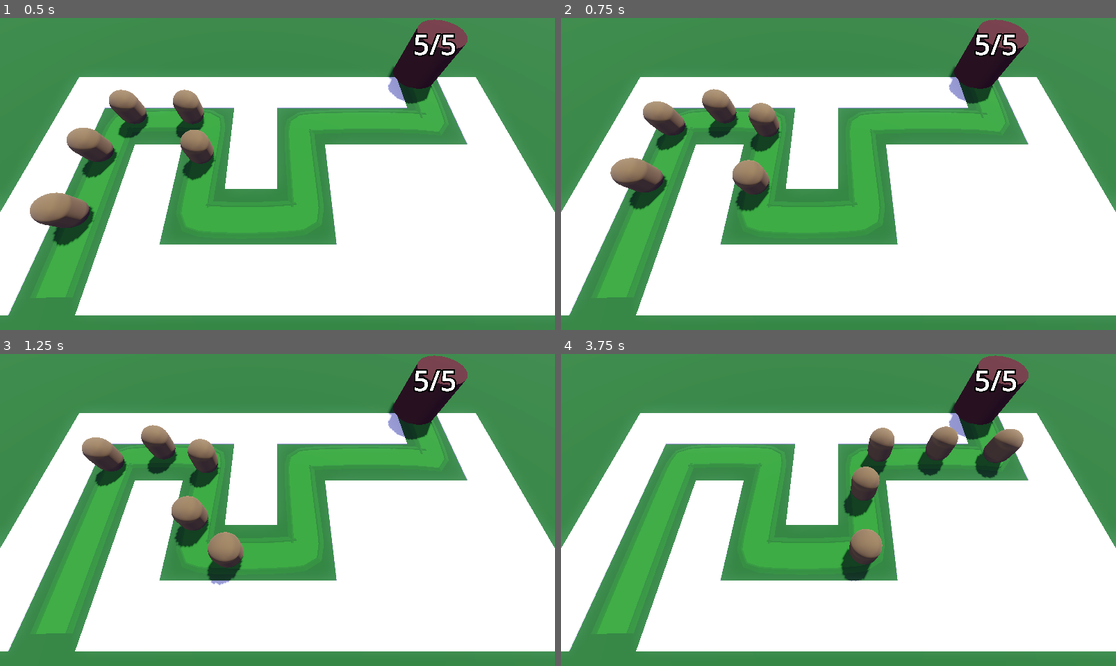
Above: before the commit, frames 1-4 (two rows, left to right).
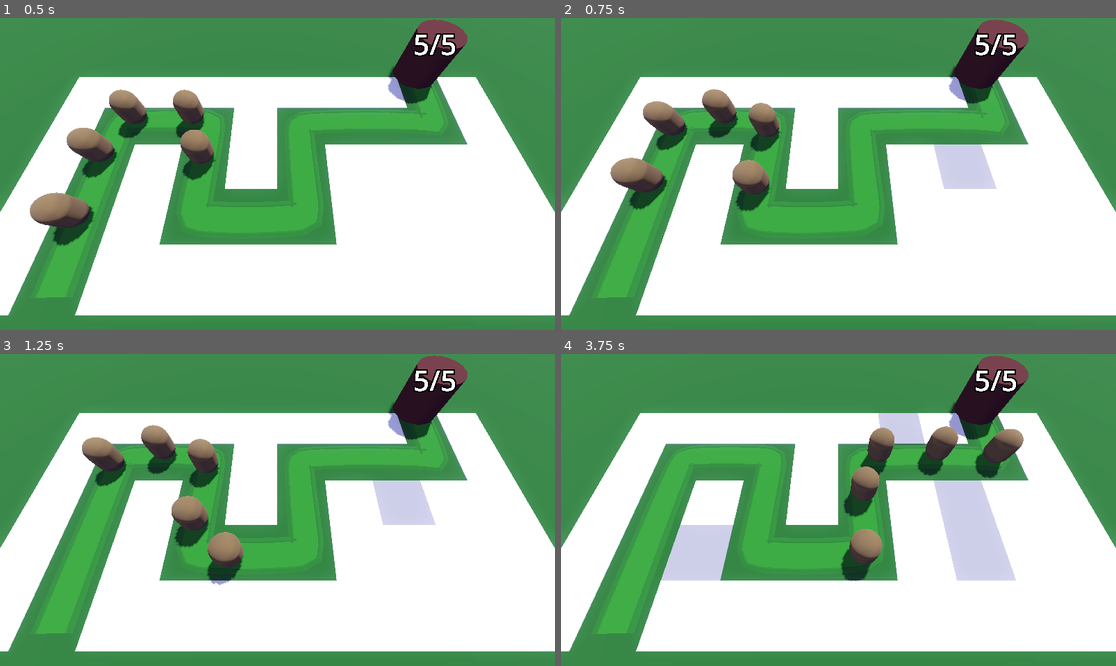
Above: after the commit, the same moments.

Repository: fbcs-hailey/Barbarian_blaster2
Game: Godot game, scene res://Base/base.tscn
The game is run twice, just before and just after one commit, with the same random seed, the same clock (stepped at 60 frames per second) and the same inputs.
Inputs (mouse positions are in pixels of both pictures, inside the frame that each line leads up to):
- Up to frame 1 (0.5 s): no input
- Up to frame 2 (0.75 s): move the mouse to (960, 158) at 0.52 s; click (960, 158) at 0.6 s
- Up to frame 3 (1.25 s): no input
- Up to frame 4 (3.75 s): move the mouse to (727, 525) at 1.27 s; click (727, 525) at 1.35 s; move the mouse to (894, 441) at 2.02 s; click (894, 441) at 2.1 s; move the mouse to (810, 572) at 2.77 s; click (810, 572) at 2.85 s; move the mouse to (1005, 556) at 3.52 s; click (1005, 556) at 3.6 s

Frame 1 is identical in both runs. In frame 2, 1.3% of the frame differs, in the area x 67-79%, y 40-55%; in frame 3, 1.3%; in frame 4, 5.5%, in the area x 18-82%, y 18-73%.

Commit message:
Add Turret amd Turret Manager

Diff:
--- a/Base/base.tscn
+++ b/Base/base.tscn
@@ -1,5 +1,6 @@
-[gd_scene load_steps=12 format=3 uid="uid://ca1b1o4wfvaqd"]
+[gd_scene load_steps=13 format=3 uid="uid://ca1b1o4wfvaqd"]
 
+[ext_resource type="PackedScene" uid="uid://b5o6vtfubadqe" path="res://RayPickerCamera/ray_picker_camera.tscn" id="1_0m7nb"]
 [ext_resource type="MeshLibrary" uid="uid://bo4rw1e423gnf" path="res://MeshLibraies/SpaceLibary.tres" id="1_u1x2a"]
 [ext_resource type="PackedScene" uid="uid://po5q17b0v621" path="res://Enemy/enemy.tscn" id="2_n5f2c"]
 [ext_resource type="PackedScene" uid="uid://cxk5grgwcrjno" path="res://home/home.tscn" id="3_ws5nf"]
@@ -47,8 +48,9 @@
 transform = Transform3D(-0.8660254, -0.43301278, 0.25, 0, 0.49999997, 0.86602545, -0.50000006, 0.75, -0.43301266, 0, 0, 0)
 shadow_enabled = true
 
-[node name="Camera3D" type="Camera3D" parent="."]
+[node name="RayPickerCamera" parent="." node_paths=PackedStringArray("gridmap") instance=ExtResource("1_0m7nb")]
 transform = Transform3D(1, 0, 0, 0, 0.42261824, 0.9063078, 0, -0.9063078, 0.42261824, 0, 14.5, 9.5)
+gridmap = NodePath("../GridMap")
 
 [node name="CSGBox3D" type="CSGBox3D" parent="."]
 transform = Transform3D(1, 0, 0, 0, 1, 0, 0, 0, 1, 0, -1, 0)
@@ -126,7 +128,7 @@
 loop = false
 
 [node name="Enemy4" parent="Path3D" instance=ExtResource("2_n5f2c")]
-transform = Transform3D(0.0625235, 0, -0.99801636, 0, 1, 0, 0.99801636, 0, 0.0625235, -12.323301, 0, -2.6037729)
+transform = Transform3D(0.06252347, 0, -0.9980159, 0, 1, 0, 0.9980159, 0, 0.06252347, -12.323301, 0, -2.6037729)
 progress = 15.0
 loop = false
 
--- /dev/null
+++ b/RayPickerCamera/ray_picker_camera.gd
@@ -0,0 +1,24 @@
+extends Camera3D
+@export var gridmap:GridMap
+@onready var ray_cast_3d: RayCast3D = $RayCast3D
+
+func _process(delta: float) -> void:
+	var mouse_position:Vector2=get_viewport().get_mouse_position()
+	ray_cast_3d.target_position=project_local_ray_normal(mouse_position)*100.0
+	#update the raycast 3d immediately
+	ray_cast_3d.force_raycast_update()
+
+
+	if ray_cast_3d.is_colliding():
+		var collider=ray_cast_3d.get_collider()
+		if collider is GridMap:
+			var collision_point=ray_cast_3d.get_collision_point()
+			var cell=gridmap.local_to_map(collision_point)
+			if gridmap.get_cell_item(cell)==0:
+				Input.set_default_cursor_shape(Input.CURSOR_POINTING_HAND)
+				if Input.is_action_just_pressed("click"):
+					gridmap.set_cell_item(cell,1)
+			else:
+				Input.set_default_cursor_shape(Input.CURSOR_ARROW)
+	else:
+		Input.set_default_cursor_shape(Input.CURSOR_ARROW)
--- /dev/null
+++ b/RayPickerCamera/ray_picker_camera.tscn
@@ -0,0 +1,9 @@
+[gd_scene load_steps=2 format=3 uid="uid://b5o6vtfubadqe"]
+
+[ext_resource type="Script" uid="uid://dh3r0ig7lritp" path="res://RayPickerCamera/ray_picker_camera.gd" id="1_4x8xm"]
+
+[node name="RayPickerCamera" type="Camera3D"]
+transform = Transform3D(1, 0, 0, 0, 0.42261824, 0.9063078, 0, -0.9063078, 0.42261824, 0, 0, 0)
+script = ExtResource("1_4x8xm")
+
+[node name="RayCast3D" type="RayCast3D" parent="."]
--- /dev/null
+++ b/Turret/turret.tscn
@@ -0,0 +1,51 @@
+[gd_scene load_steps=9 format=3 uid="uid://t4ft8hd3vqp6"]
+
+[sub_resource type="StandardMaterial3D" id="StandardMaterial3D_cb20n"]
+albedo_color = Color(0.18110615, 0.08980579, 1.3235956e-07, 1)
+
+[sub_resource type="CylinderMesh" id="CylinderMesh_cb20n"]
+material = SubResource("StandardMaterial3D_cb20n")
+height = 1.0
+
+[sub_resource type="StandardMaterial3D" id="StandardMaterial3D_5kpma"]
+albedo_color = Color(0.18110615, 0.08980579, 1.3235956e-07, 1)
+
+[sub_resource type="CylinderMesh" id="CylinderMesh_5kpma"]
+material = SubResource("StandardMaterial3D_5kpma")
+top_radius = 0.6
+bottom_radius = 0.6
+height = 0.5
+
+[sub_resource type="StandardMaterial3D" id="StandardMaterial3D_djkev"]
+albedo_color = Color(0.2520276, 0.25202766, 0.25202763, 1)
+
+[sub_resource type="BoxMesh" id="BoxMesh_ttsi1"]
+material = SubResource("StandardMaterial3D_djkev")
+size = Vector3(0.6, 0.3, 0.3)
+
+[sub_resource type="StandardMaterial3D" id="StandardMaterial3D_r754r"]
+albedo_color = Color(0.03, 0.03, 0.03, 1)
+
+[sub_resource type="CylinderMesh" id="CylinderMesh_2avlq"]
+material = SubResource("StandardMaterial3D_r754r")
+top_radius = 0.2
+bottom_radius = 0.3
+height = 1.5
+
+[node name="Turret" type="Node3D"]
+
+[node name="TurretBase" type="MeshInstance3D" parent="."]
+transform = Transform3D(1, 0, 0, 0, 1, 0, 0, 0, 1, 0, 0.5, 0)
+mesh = SubResource("CylinderMesh_cb20n")
+
+[node name="TurretTop" type="MeshInstance3D" parent="TurretBase"]
+transform = Transform3D(1, 0, 0, 0, 1, 0, 0, 0, 1, 0, 0.3, 0)
+mesh = SubResource("CylinderMesh_5kpma")
+
+[node name="Stand" type="MeshInstance3D" parent="TurretBase"]
+transform = Transform3D(1, 0, 0, 0, 1, 0, 0, 0, 1, 0, 0.69963145, 0)
+mesh = SubResource("BoxMesh_ttsi1")
+
+[node name="Canon" type="MeshInstance3D" parent="TurretBase"]
+transform = Transform3D(1, 0, 0, 0, -0.14217973, 0.98984087, 0, -0.98984087, -0.14217973, 0, 0.9305744, 0)
+mesh = SubResource("CylinderMesh_2avlq")
--- a/home/home.gd
+++ b/home/home.gd
@@ -8,7 +8,7 @@
 	set(new_health):
 		health=new_health
 		label_3d.text=str(health)+"/"+str(max_health)
-		var red:Color=Color.DARK_RED
+		var red:Color=Color.RED
 		var white:Color=Color.WHITE
 		label_3d.modulate=red.lerp(white,float(health)/float(max_health))
 
--- a/project.godot
+++ b/project.godot
@@ -18,3 +18,11 @@
 [global_group]
 
 home=""
+
+[input]
+
+click={
+"deadzone": 0.2,
+"events": [Object(InputEventMouseButton,"resource_local_to_scene":false,"resource_name":"","device":-1,"window_id":0,"alt_pressed":false,"shift_pressed":false,"ctrl_pressed":false,"meta_pressed":false,"button_mask":0,"position":Vector2(0, 0),"global_position":Vector2(0, 0),"factor":1.0,"button_index":1,"canceled":false,"pressed":false,"double_click":false,"script":null)
+]
+}
Not shown, added: RayPickerCamera/ray_picker_camera.gd.uid
